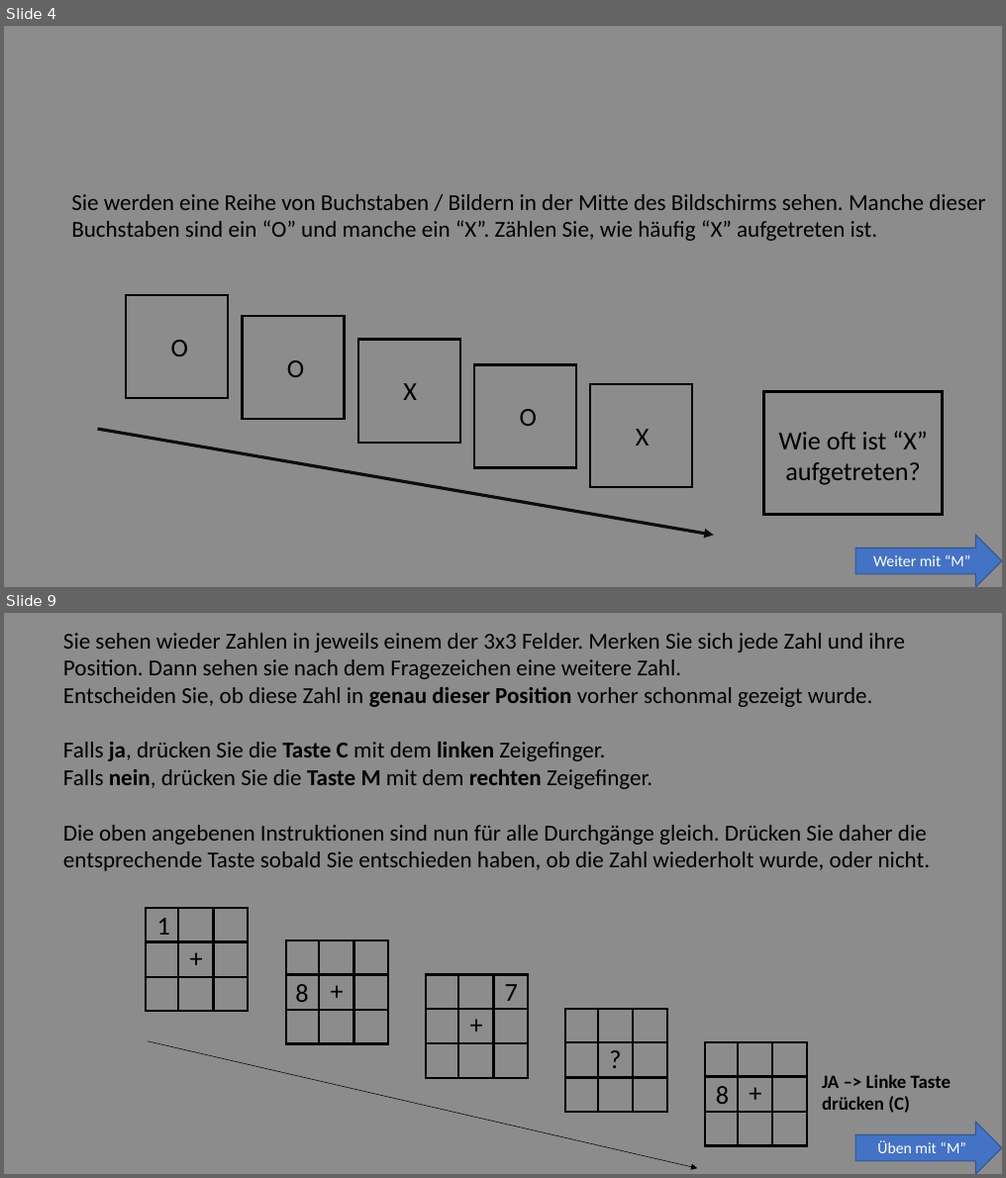
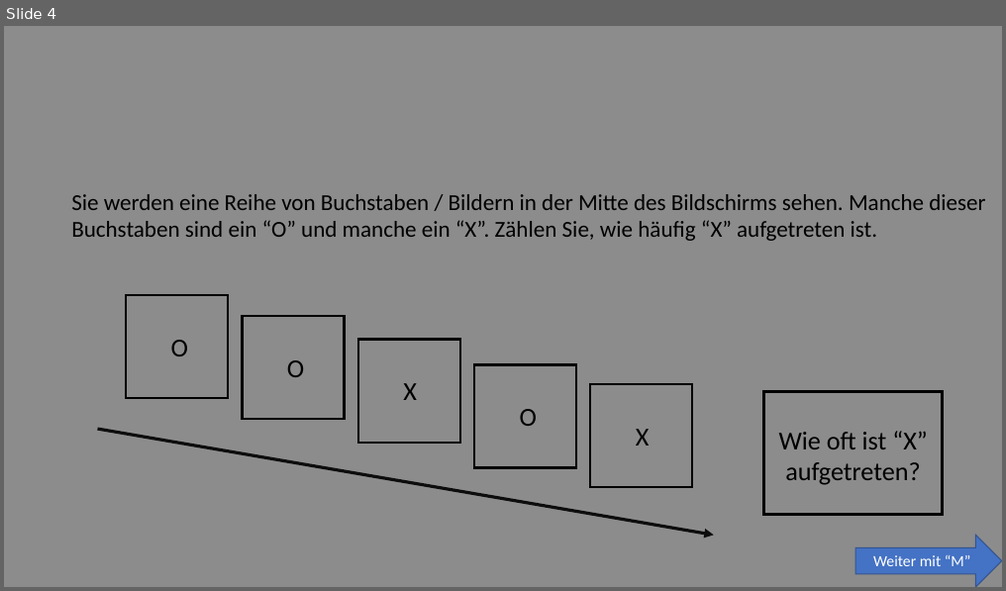
Before and after one commit to SLesche/oddball-task, a slide deck: instructions/instruction_slides.pptx. Shown one above the other, each under a label of ours: slides 4 and 9 before the commit, slide 4 after it; the slides between them are not shown. The pictures are 1006x1178 and 1006x591 pixels, drawn with LibreOffice and Linux fonts; fonts in the diff are those of the drawing. Boxes give left, top, right and bottom in pixels: in the first picture for what was removed or moved away, otherwise in the second. Text is boxed around its words. In the diff, an @@ line names an element or a change of style, - is before the commit and + after.

```diff
--- a/instructions/instruction_slides.pptx
+++ b/instructions/instruction_slides.pptx
@@ slide 9 removed at <box>4,613,1002,1174</box>, background #8C8C8C @@
@@ text removed at <box>63,633,931,871</box> @@
-Sie sehen wieder Zahlen in jeweils einem der 3x3 Felder. Merken Sie sich jede Zahl und ihre Position. Dann sehen sie nach dem Fragezeichen eine weitere Zahl.
-Entscheiden Sie, ob diese Zahl in genau dieser Position vorher schonmal gezeigt wurde.
-Falls ja, drücken Sie die Taste C mit dem linken Zeigefinger.
-Falls nein, drücken Sie die Taste M mit dem rechten Zeigefinger.
-Die oben angebenen Instruktionen sind nun für alle Durchgänge gleich. Drücken Sie daher die entsprechende Taste sobald Sie entschieden haben, ob die Zahl wiederholt wurde, oder nicht.
@@ group removed at <box>145,908,248,1011</box>: 4 lines, 1 rectangle, 1 text @@
-+
@@ group removed at <box>285,941,388,1045</box>: 4 lines, 1 rectangle, 1 text @@
-+
@@ group removed at <box>425,975,528,1078</box>: 4 lines, 1 rectangle, 1 text @@
-+
@@ arrow removed from (147, 1042) to (697, 1168) @@
@@ group removed at <box>157,918,729,1112</box>: 5 texts, 4 lines, 1 rectangle @@
-?
-1
-8
-7
-8
@@ group removed at <box>704,1043,807,1146</box>: 4 lines, 1 rectangle, 1 text @@
-+
@@ text removed at <box>822,1075,950,1113</box> @@
-JA –> Linke Taste drücken (C)
@@ right arrow removed at <box>856,1122,1002,1174</box> @@
-Üben mit “M”
```
Also in this commit, not shown: 17 other slides removed.
